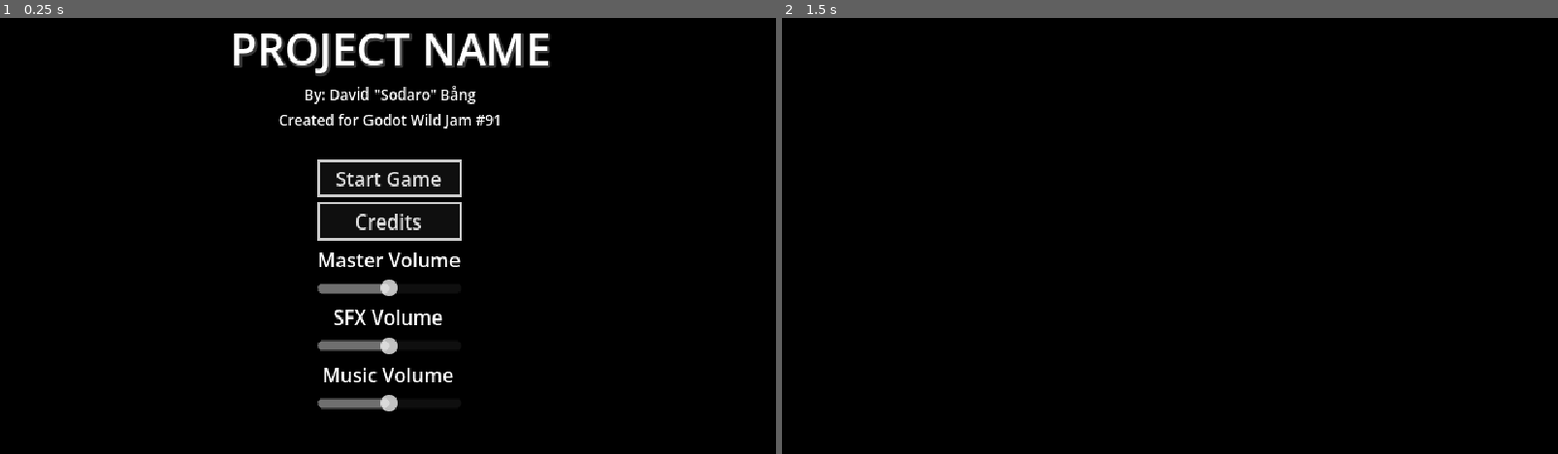
Above: before the commit, frames 1-2 (left to right).
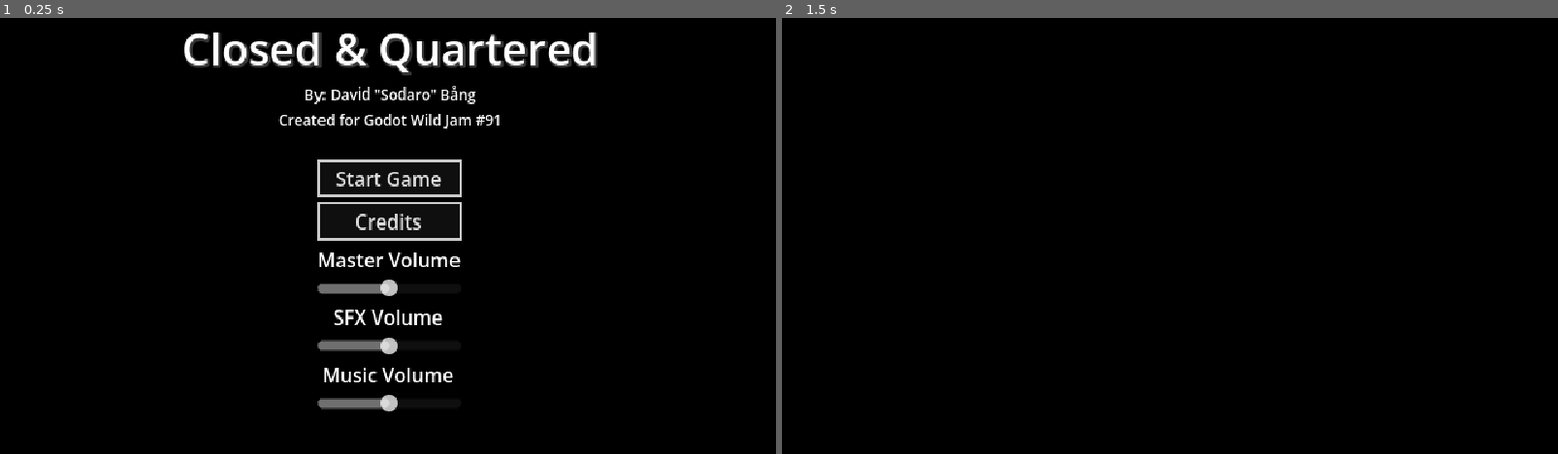
Above: after the commit, the same moments.

Repository: Sodaro/Closed-and-Quartered
Game: Godot game, scene res://main.tscn
The game is run twice, just before and just after one commit, with the same random seed, the same clock (stepped at 60 frames per second) and the same inputs. Sound files missing from this copy of the repository are replaced by a short silence.
Inputs:
- Up to frame 1 (0.25 s): no input
- Up to frame 2 (1.5 s): click "Start Game" at 0.5 s; click "Start Game" at 1.25 s

The runs differ from the first frame. In frame 1, 2.9% of the frame differs, in the area x 23-77%, y 3-25%; in frame 2, nothing differs.

Commit message:
playable start to finish, some more audio effects

Diff:
--- a/UI/main_menu.tscn
+++ b/UI/main_menu.tscn
@@ -57,7 +57,7 @@
 
 [node name="Title" type="Label" parent="VBoxContainer/VBoxContainer" unique_id=1569009691]
 layout_mode = 2
-text = "PROJECT NAME"
+text = "Closed & Quartered"
 label_settings = SubResource("LabelSettings_5yyqw")
 horizontal_alignment = 1
 metadata/_edit_lock_ = true
--- a/components/health_component.gd
+++ b/components/health_component.gd
@@ -5,6 +5,7 @@
 
 @export var health: float = 1.0
 @export var is_fragile: bool = false
+@export var hurt_sounds: Array[AudioStream]
 
 func is_dead() -> bool:
 	return health <= Helpers.MIN_FLT
@@ -12,5 +13,7 @@
 func damage_health(damage_amount: float) -> void:
 	var was_dead: bool = is_dead()
 	health -= damage_amount
+	var sound = hurt_sounds.pick_random()
+	AudioOneShot.play_sound(sound, global_position, Helpers.LEVEL_ROOT_NODE, 0.8, 1.2)
 	if is_dead() && !was_dead:
 		health_depleted.emit()
--- a/components/pickup_component.gd
+++ b/components/pickup_component.gd
@@ -41,7 +41,7 @@
 	is_picked_up = true
 	hide_pickup_text()
 
-func _process(delta: float) -> void:
+func _process(_delta: float) -> void:
 	if text_instance == null:
 		return
 	text_instance.global_position = global_position
--- a/enemies/gunner.tscn
+++ b/enemies/gunner.tscn
@@ -6,6 +6,8 @@
 [ext_resource type="Texture2D" uid="uid://dx3nu3d6jywfr" path="res://assets/art/gunner.png" id="3_7yaar"]
 [ext_resource type="Script" uid="uid://tbehxd25cavq" path="res://components/health_component.gd" id="4_y0s5j"]
 [ext_resource type="Script" uid="uid://cn2oay8wwk0pa" path="res://components/hit_response_component.gd" id="5_3ntb8"]
+[ext_resource type="AudioStream" uid="uid://i4qhomhnpdua" path="res://assets/audio/enemy_death1.wav" id="6_y0s5j"]
+[ext_resource type="AudioStream" uid="uid://t86kc0o22r4w" path="res://assets/audio/enemy_death2.wav" id="7_3ntb8"]
 
 [sub_resource type="CircleShape2D" id="CircleShape2D_fh4mi"]
 radius = 16.0
@@ -43,6 +45,7 @@
 [node name="HealthComponent" type="Node2D" parent="." unique_id=1516628577]
 script = ExtResource("4_y0s5j")
 health = 2.0
+hurt_sounds = Array[AudioStream]([ExtResource("6_y0s5j"), ExtResource("7_3ntb8")])
 metadata/_custom_type_script = "uid://tbehxd25cavq"
 
 [node name="HitResponseComponent" type="Node2D" parent="." unique_id=1601062818]
--- a/enemies/handgun_sentry.tscn
+++ b/enemies/handgun_sentry.tscn
@@ -6,6 +6,8 @@
 [ext_resource type="Texture2D" uid="uid://ble2mh3nj6vld" path="res://assets/art/sentry.png" id="4_w11wr"]
 [ext_resource type="Script" uid="uid://gsqw10t640bb" path="res://components/player_detection_component.gd" id="5_ad48b"]
 [ext_resource type="Script" uid="uid://tbehxd25cavq" path="res://components/health_component.gd" id="6_8roh4"]
+[ext_resource type="AudioStream" uid="uid://i4qhomhnpdua" path="res://assets/audio/enemy_death1.wav" id="7_ppd8u"]
+[ext_resource type="AudioStream" uid="uid://t86kc0o22r4w" path="res://assets/audio/enemy_death2.wav" id="8_m36eg"]
 
 [sub_resource type="CircleShape2D" id="CircleShape2D_a8uqv"]
 radius = 16.0
@@ -40,4 +42,5 @@
 
 [node name="HealthComponent" type="Node2D" parent="." unique_id=1208717137]
 script = ExtResource("6_8roh4")
+hurt_sounds = Array[AudioStream]([ExtResource("7_ppd8u"), ExtResource("8_m36eg")])
 metadata/_custom_type_script = "uid://tbehxd25cavq"
--- a/enemies/samurai.tscn
+++ b/enemies/samurai.tscn
@@ -6,7 +6,9 @@
 [ext_resource type="Script" uid="uid://gsqw10t640bb" path="res://components/player_detection_component.gd" id="4_8yw6n"]
 [ext_resource type="PackedScene" uid="uid://cuvbkcxwqlk3b" path="res://weapons/katana/katana.tscn" id="5_snkc1"]
 [ext_resource type="Script" uid="uid://tbehxd25cavq" path="res://components/health_component.gd" id="6_fuv3h"]
+[ext_resource type="AudioStream" uid="uid://i4qhomhnpdua" path="res://assets/audio/enemy_death1.wav" id="7_7i850"]
 [ext_resource type="Script" uid="uid://cn2oay8wwk0pa" path="res://components/hit_response_component.gd" id="7_f3nbe"]
+[ext_resource type="AudioStream" uid="uid://t86kc0o22r4w" path="res://assets/audio/enemy_death2.wav" id="8_rig60"]
 
 [sub_resource type="CircleShape2D" id="CircleShape2D_8yw6n"]
 radius = 16.0
@@ -48,6 +50,7 @@
 [node name="HealthComponent" type="Node2D" parent="." unique_id=1375873650]
 script = ExtResource("6_fuv3h")
 health = 3.0
+hurt_sounds = Array[AudioStream]([ExtResource("7_7i850"), ExtResource("8_rig60")])
 metadata/_custom_type_script = "uid://tbehxd25cavq"
 
 [node name="HitResponseComponent" type="Node2D" parent="." unique_id=389037816]
--- a/enemies/shotgun_sentry.tscn
+++ b/enemies/shotgun_sentry.tscn
@@ -6,6 +6,8 @@
 [ext_resource type="Texture2D" uid="uid://ble2mh3nj6vld" path="res://assets/art/sentry.png" id="4_qr7cg"]
 [ext_resource type="Script" uid="uid://gsqw10t640bb" path="res://components/player_detection_component.gd" id="5_la4f5"]
 [ext_resource type="Script" uid="uid://tbehxd25cavq" path="res://components/health_component.gd" id="6_1p3k1"]
+[ext_resource type="AudioStream" uid="uid://i4qhomhnpdua" path="res://assets/audio/enemy_death1.wav" id="7_ba6f8"]
+[ext_resource type="AudioStream" uid="uid://t86kc0o22r4w" path="res://assets/audio/enemy_death2.wav" id="8_ot5f4"]
 
 [sub_resource type="CircleShape2D" id="CircleShape2D_a8uqv"]
 radius = 16.0
@@ -41,4 +43,5 @@
 
 [node name="HealthComponent" type="Node2D" parent="." unique_id=759279439]
 script = ExtResource("6_1p3k1")
+hurt_sounds = Array[AudioStream]([ExtResource("7_ba6f8"), ExtResource("8_ot5f4")])
 metadata/_custom_type_script = "uid://tbehxd25cavq"
--- a/level_actors/level_collectible.gd
+++ b/level_actors/level_collectible.gd
@@ -1,12 +1,15 @@
 extends Node2D
 class_name LevelCollectible
+
+@export var pickup_sound: AudioStream
 
 signal level_collectible_picked_up(collectible: LevelCollectible)
 
 func _ready() -> void:
 	$PickupComponent.picked_up.connect(_on_pickup_component_picked_up)
 
-func _on_pickup_component_picked_up(component: PickupComponent) -> void:
+func _on_pickup_component_picked_up(_component: PickupComponent) -> void:
+	AudioOneShot.play_sound(pickup_sound, global_position, Helpers.LEVEL_ROOT_NODE, 0.9, 1.1)
 	level_collectible_picked_up.emit(self)
 	queue_free()
 
--- a/level_actors/level_collectible.tscn
+++ b/level_actors/level_collectible.tscn
@@ -1,6 +1,7 @@
 [gd_scene format=3 uid="uid://dt2b5tswwt2ps"]
 
 [ext_resource type="Script" uid="uid://cp030rg63etcw" path="res://level_actors/level_collectible.gd" id="1_qb2jq"]
+[ext_resource type="AudioStream" uid="uid://divl0lwoy00ph" path="res://assets/audio/collectible.wav" id="2_2rvwe"]
 [ext_resource type="Texture2D" uid="uid://jmbddr4g21b6" path="res://assets/art/collectible.png" id="3_7ohyv"]
 [ext_resource type="Material" uid="uid://d1skkkxw04257" path="res://flat_material.tres" id="3_ewj4j"]
 [ext_resource type="Script" uid="uid://12xpdtv0twus" path="res://components/pickup_component.gd" id="5_2rvwe"]
@@ -417,6 +418,7 @@
 
 [node name="LevelCollectible" type="Node2D" unique_id=1999132453]
 script = ExtResource("1_qb2jq")
+pickup_sound = ExtResource("2_2rvwe")
 
 [node name="Sprite2D" type="Sprite2D" parent="." unique_id=754270309]
 material = ExtResource("3_ewj4j")
--- a/levels/level_05.tscn
+++ b/levels/level_05.tscn
@@ -26,6 +26,10 @@
 player = NodePath("Player")
 metadata/_custom_type_script = "uid://dw1yli4dogk5j"
 
+[node name="Samurai2" parent="." unique_id=1141222605 instance=ExtResource("10_plso3")]
+position = Vector2(-1721.9999, 2575)
+rotation = -6.2553043
+
 [node name="NavigationRegion2D" type="NavigationRegion2D" parent="." unique_id=1778713515]
 position = Vector2(-289, 742)
 rotation = 3.1415927
@@ -263,10 +267,6 @@
 rotation = -2.3783333
 scale = Vector2(10.867891, 4.084776)
 
-[node name="Samurai2" parent="NavigationRegion2D" unique_id=1141222605 instance=ExtResource("10_plso3")]
-position = Vector2(1432.9998, -1833.0002)
-rotation = -3.1415927
-
 [node name="Player" parent="." unique_id=471040967 node_paths=PackedStringArray("starting_weapon") instance=ExtResource("2_07l6b")]
 position = Vector2(1036, 272)
 rotation = 1.5707964
--- a/player/cursor.gd
+++ b/player/cursor.gd
@@ -1,5 +1,5 @@
 extends TextureRect
 
 
-func _process(delta: float) -> void:
+func _process(_delta: float) -> void:
 	position = get_viewport().get_mouse_position()
--- a/player/player.tscn
+++ b/player/player.tscn
@@ -4,7 +4,9 @@
 [ext_resource type="Material" uid="uid://d1skkkxw04257" path="res://flat_material.tres" id="1_rkbax"]
 [ext_resource type="Texture2D" uid="uid://cl682mleaktpa" path="res://assets/art/player.png" id="2_rkbax"]
 [ext_resource type="Script" uid="uid://tbehxd25cavq" path="res://components/health_component.gd" id="4_yw30f"]
+[ext_resource type="AudioStream" uid="uid://3tysxl37vkau" path="res://assets/audio/player_hurt.wav" id="5_boad6"]
 [ext_resource type="Script" uid="uid://cn2oay8wwk0pa" path="res://components/hit_response_component.gd" id="5_qjkh3"]
+[ext_resource type="AudioStream" uid="uid://c5utmc6sw4kgf" path="res://assets/audio/player_hurt2.wav" id="6_rgyib"]
 
 [sub_resource type="CircleShape2D" id="CircleShape2D_4flbx"]
 radius = 16.0
@@ -32,6 +34,7 @@
 [node name="HealthComponent" type="Node2D" parent="." unique_id=2023874258]
 script = ExtResource("4_yw30f")
 health = 2.0
+hurt_sounds = Array[AudioStream]([ExtResource("5_boad6"), ExtResource("6_rgyib")])
 metadata/_custom_type_script = "uid://tbehxd25cavq"
 
 [node name="HitResponseComponent" type="Node2D" parent="." unique_id=309131491]
--- a/project.godot
+++ b/project.godot
@@ -10,7 +10,9 @@
 
 [application]
 
-config/name="GodotWildJam91"
+config/name="Closed & Quartered"
+config/description="Made for Godot Wild Jam #91
+Creator: David \"Sodaro\" Bång"
 run/main_scene="uid://dwjopiwlrs0cg"
 config/features=PackedStringArray("4.6", "Forward Plus")
 config/icon="res://icon.svg"
Not shown, added: assets/audio/collectible.wav.import
Not shown, changed: assets/audio/music/credits.txt
Not shown, added: assets/audio/collectible.wav
